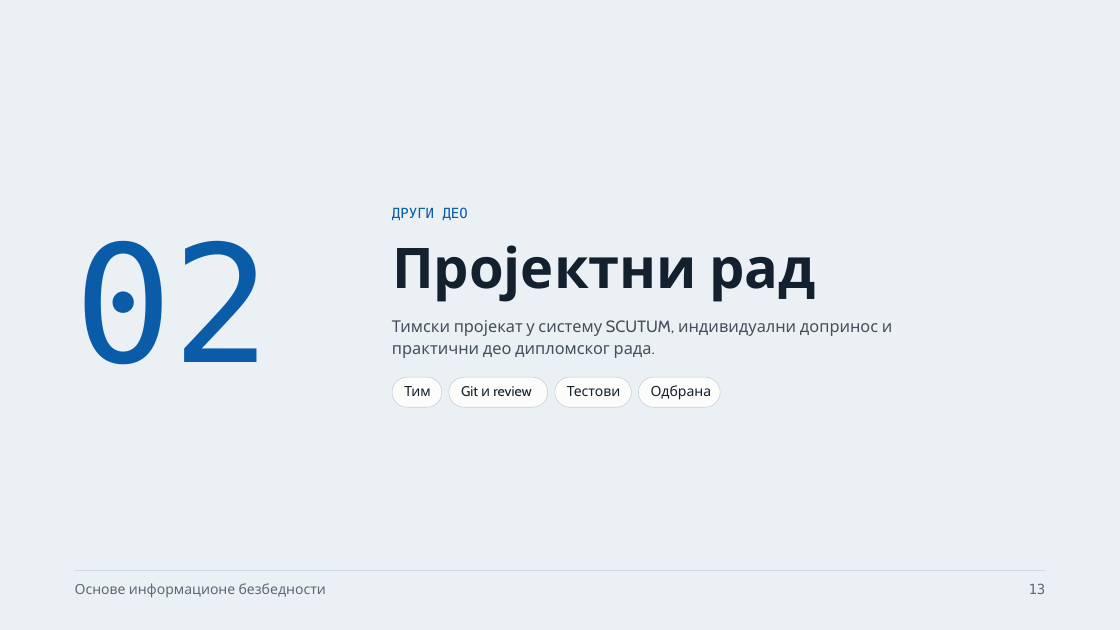
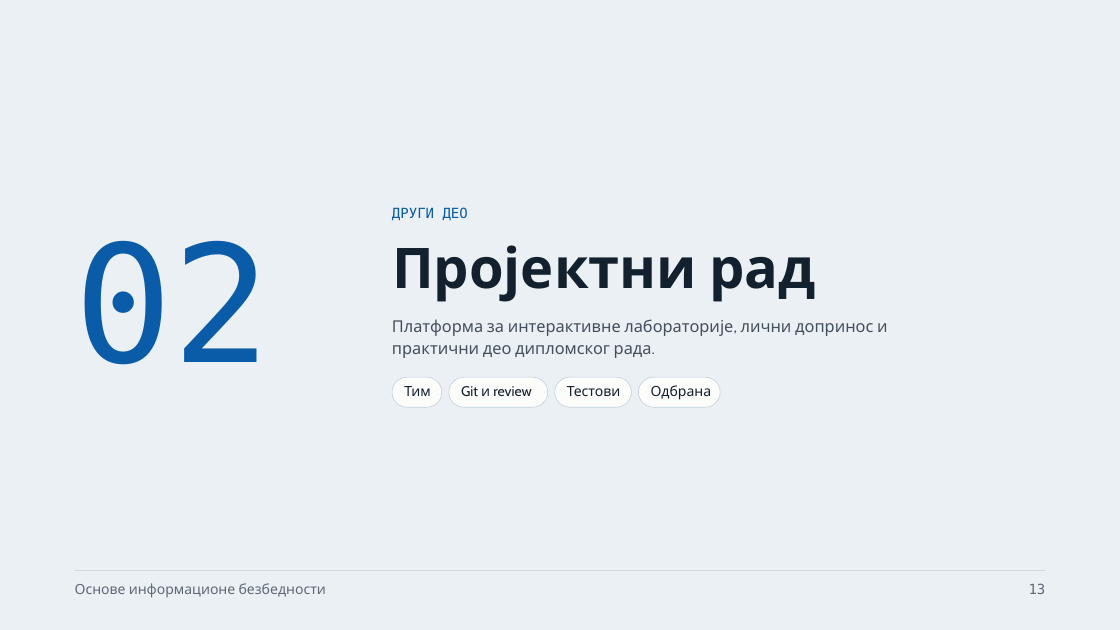
Before and after one commit to owlCoder/ftn-nastavni-portal, a slide deck: slide 13 of public/downloads/oib-prezentacije/00_Osnovne_informacije.pptx. Drawn at 1120x630 pixels with LibreOffice and Linux fonts; fonts in the diff are those of the drawing. Boxes give left, top, right and bottom in pixels: in the first picture for what was removed or moved away, otherwise in the second. Text is boxed around its words. In the diff, an @@ line names an element or a change of style, - is before the commit and + after.

```diff
--- a/public/downloads/oib-prezentacije/00_Osnovne_informacije.pptx
+++ b/public/downloads/oib-prezentacije/00_Osnovne_informacije.pptx
@@ text at bbox=[392, 319, 888, 336]: text changed @@
-Тимски пројекат у систему SCUTUM, индивидуални допринос и
+Платформа за интерактивне лабораторије, лични допринос и
```
Also in this commit, not shown: 5 other slides changed, 32 other files.
